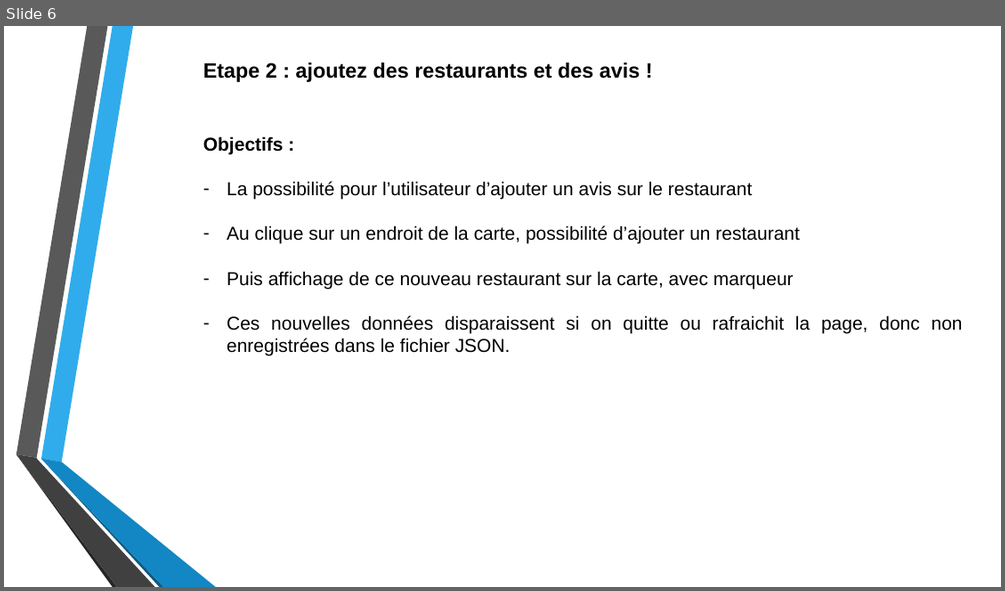
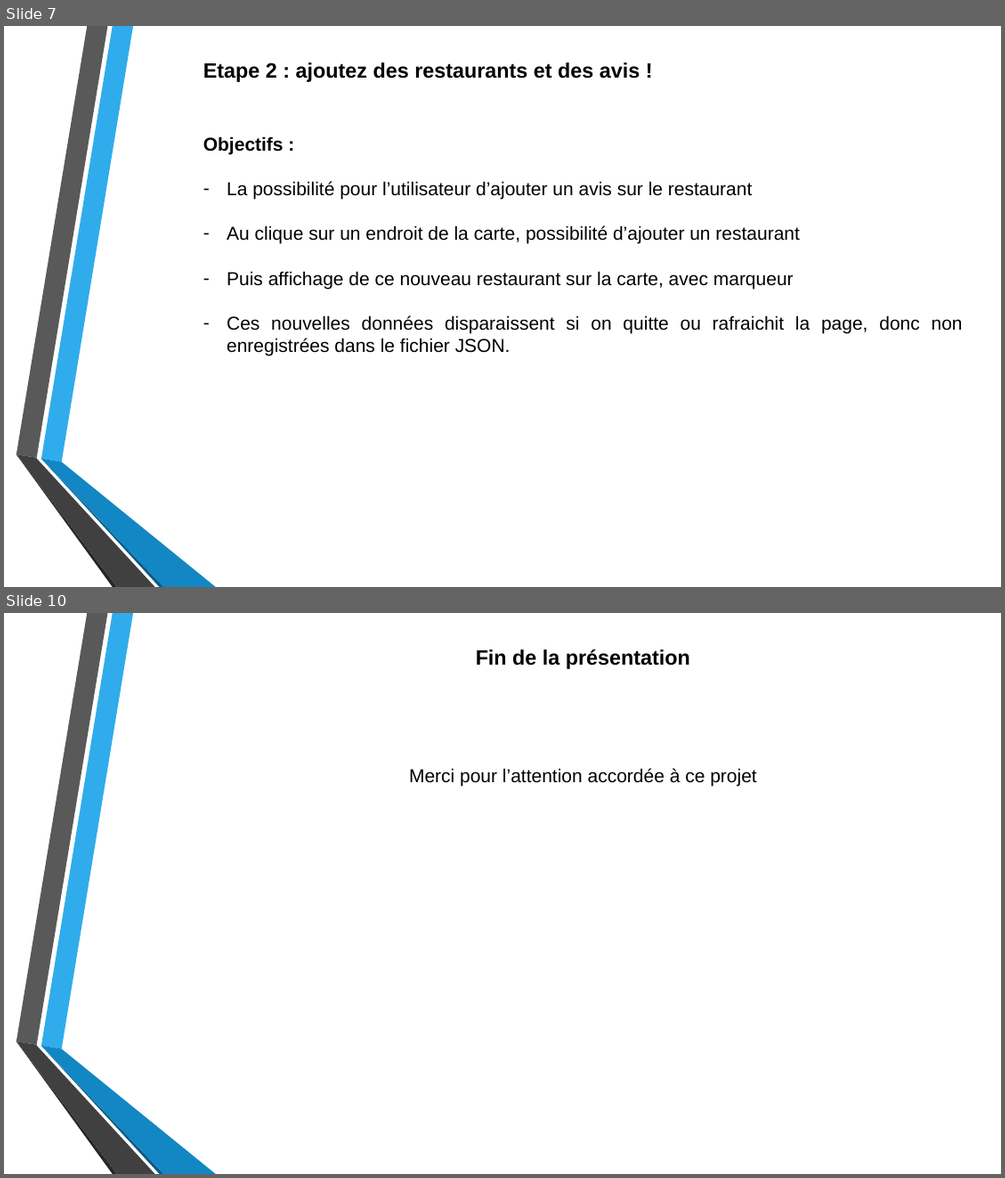
Before and after one commit to DesignGreg/Projet7-OpenClassRooms, a slide deck: Soutenance/Présentation Projet 7.pptx. Shown one above the other, each under a label of ours: slide 6 before the commit, slides 7 and 10 after it; the slides between them are not shown. The pictures are 1005x591 and 1005x1178 pixels, drawn with LibreOffice and Linux fonts; fonts in the diff are those of the drawing; background and template pictures are left out. Boxes give left, top, right and bottom in pixels: in the first picture for what was removed or moved away, otherwise in the second. Text is boxed around its words. In the diff, an @@ line names an element or a change of style, - is before the commit and + after.

```diff
--- a/Soutenance/Présentation Projet 7.pptx
+++ b/Soutenance/Présentation Projet 7.pptx
@@ slide 10 added at (x1=4, y1=613, x2=1001, y2=1174), background picture (left out); not listed: 6 template elements that a slide beside it also shows @@
@@ text added at (x1=476, y1=649, x2=690, y2=669), 20 pt, text #000000, bold @@
+Fin de la présentation
@@ text added at (x1=409, y1=768, x2=756, y2=787), 18 pt, text #000000 @@
+Merci pour l’attention accordée à ce projet
@@ what was slide 6 is now slide 7 @@
```
Also in this commit, not shown: 5 slides changed, 1 other slide added, 5 other files.
